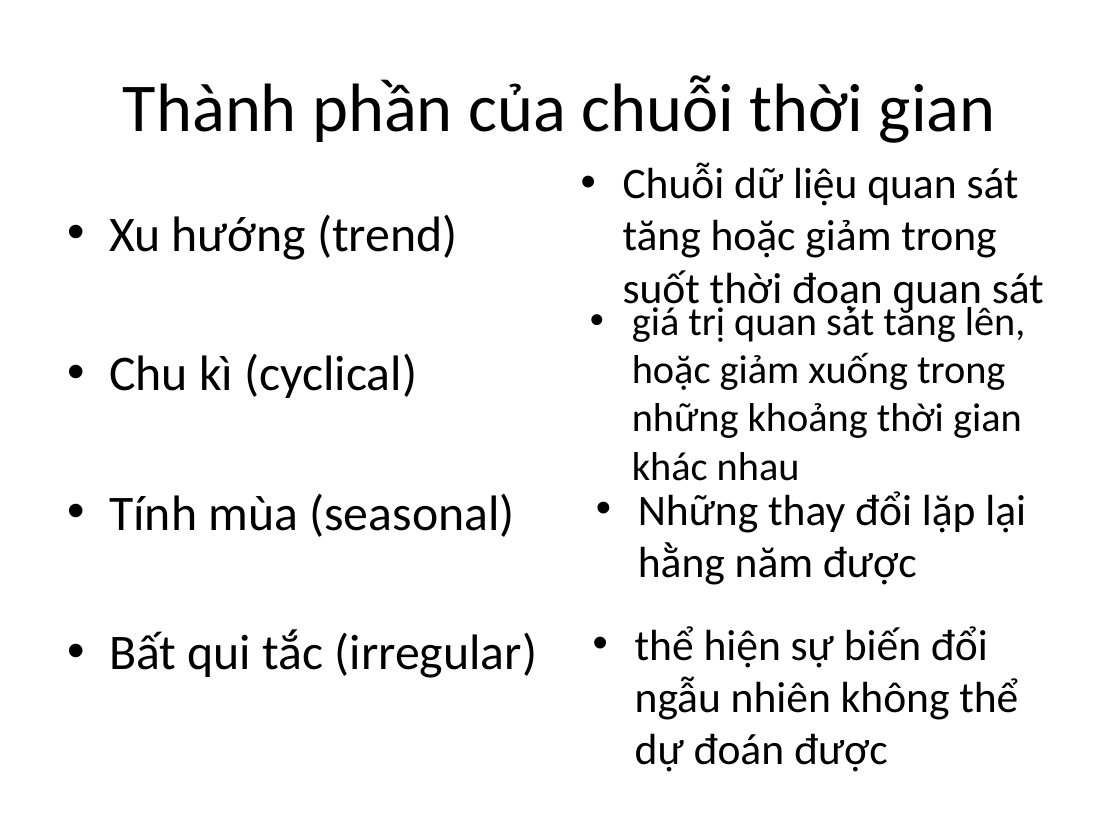
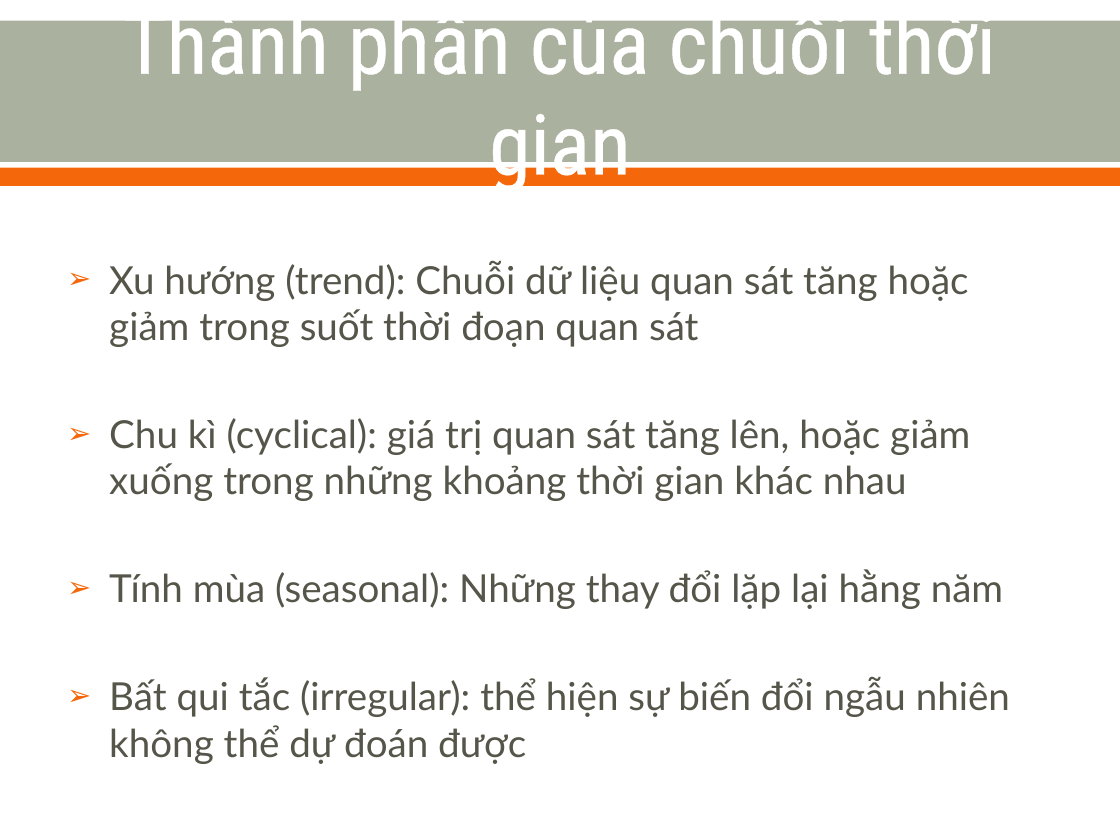
Before and after one commit to nvtthai/forecast-time-series, a slide deck: slide 5 of Report/Presentation.ppt (slide 4 before the commit). Drawn at 1120x840 pixels with LibreOffice and Linux fonts; fonts in the diff are those of the drawing. Boxes give left, top, right and bottom in pixels: in the first picture for what was removed or moved away, otherwise in the second. Text is boxed around its words. In the diff, an @@ line names an element or a change of style, - is before the commit and + after.

```diff
--- a/Report/Presentation.ppt
+++ b/Report/Presentation.ppt
@@ rectangle added at (x1=0, y1=20, x2=1120, y2=161), fill #ABB19F @@
@@ title "Thành phần của chuỗi thời ..." moved from (x1=123, y1=75, x2=996, y2=143) to (x1=123, y1=0, x2=996, y2=195) @@
@@ title "Thành phần của chuỗi thời ..." at (x1=123, y1=0, x2=996, y2=195): size 44 to 54 pt, font Calibri to Roboto Condensed, text colour #000000 to #FFFFFF, letter outline none to #FFFFFF 1.1 pt @@
@@ rectangle added at (x1=0, y1=168, x2=1120, y2=186), fill #F4680B @@
@@ text removed at (x1=623, y1=162, x2=1044, y2=314) @@
-• Chuỗi dữ liệu quan sát tăng hoặc giảm trong suốt thời đoạn quan sát
@@ text at (x1=109, y1=260, x2=1010, y2=764): text changed; size 32 to 24.8 pt; font Calibri to Lato; text colour #000000 to #55554A @@
-• Xu hướng (trend)
-• Chu kì (cyclical)
-• Tính mùa (seasonal)
-• Bất qui tắc (irregular)
+➢ Xu hướng (trend): Chuỗi dữ liệu quan sát tăng hoặc giảm trong suốt thời đoạn quan sát
+➢ Chu kì (cyclical): giá trị quan sát tăng lên, hoặc giảm xuống trong những khoảng thời gian khác nhau
+➢ Tính mùa (seasonal): Những thay đổi lặp lại hằng năm
+➢ Bất qui tắc (irregular): thể hiện sự biến đổi ngẫu nhiên không thể dự đoán được
@@ text removed at (x1=632, y1=301, x2=1025, y2=481) @@
-• giá trị quan sát tăng lên, hoặc giảm xuống trong những khoảng thời gian khác nhau
@@ text removed at (x1=638, y1=491, x2=1026, y2=585) @@
-• Những thay đổi lặp lại hằng năm được
@@ text removed at (x1=635, y1=626, x2=1018, y2=772) @@
-• thể hiện sự biến đổi ngẫu nhiên không thể dự đoán được
```
Also in this commit, not shown: 34 other slides changed, 18 slides added, 4 slides removed, 1 other file.
